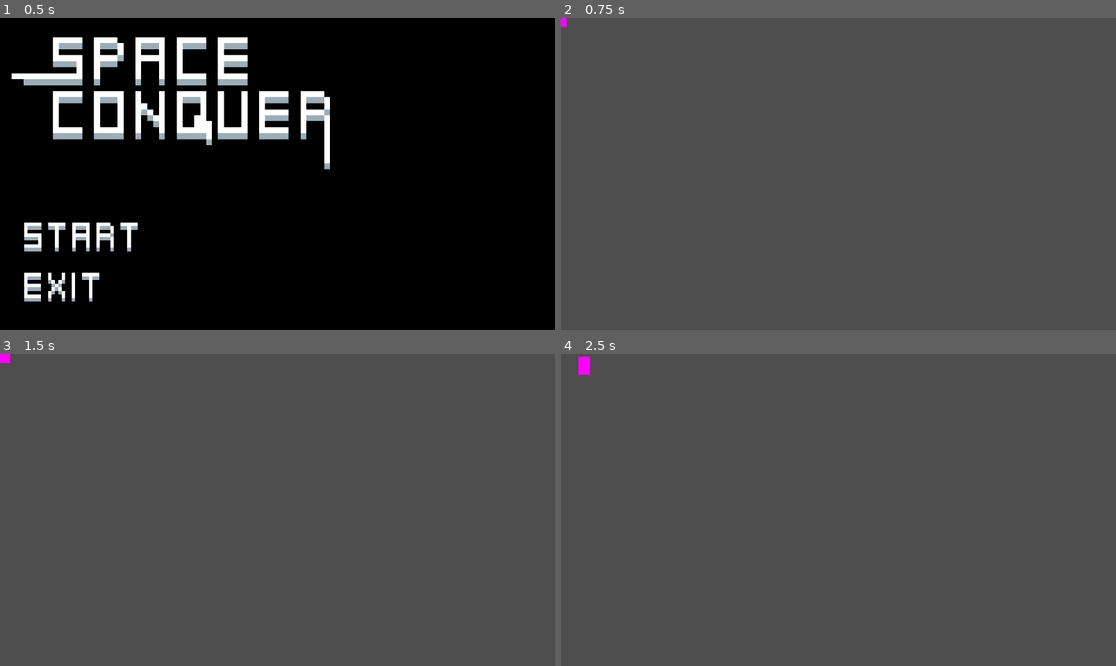
Above: before the commit, frames 1-4 (two rows, left to right).
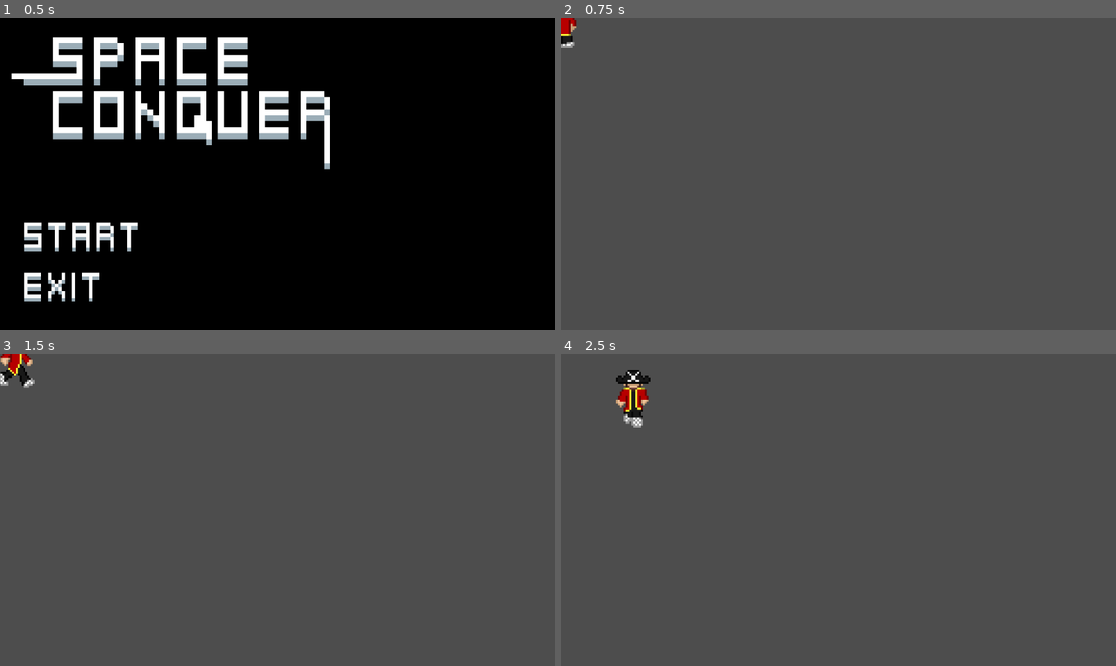
Above: after the commit, the same moments.

Repository: FilipeFCampos/Space-conquer
Game: Godot game, scene res://tela_inicial.tscn
Same seed, same stepped clock (60 frames per second), same inputs: the game is played once before the commit and once after it. Video files are missing from this copy of the repository; at most half a second of black plays in their place.
Inputs (mouse positions are in pixels of both pictures, inside the frame that each line leads up to):
- Up to frame 1 (0.5 s): no input
- Up to frame 2 (0.75 s): click (644, 236) at 0.5 s
- Up to frame 3 (1.5 s): tap Enter at 1.25 s; hold D (Direita) from 1.28 s (still down)
- Up to frame 4 (2.5 s): release D (Direita) at 2.03 s; hold S (Baixo) from 2.03 s (still down)

Frame 1 is identical in both runs. In frame 2, 0.2% of the frame differs, in the area x 0-3%, y 0-10%; in frame 3, 0.4%; in frame 4, 0.9%, in the area x 3-17%, y 0-24%.

Commit message:
Animacoes de movimentacao adicionadas

Diff:
--- a/personagem/cenas/player.tscn
+++ b/personagem/cenas/player.tscn
@@ -1,20 +1,626 @@
-[gd_scene load_steps=4 format=3 uid="uid://dynx1b8avmmn4"]
+[gd_scene load_steps=34 format=3 uid="uid://dynx1b8avmmn4"]
 
 [ext_resource type="Script" path="res://personagem/player.gd" id="1_toedb"]
-
-[sub_resource type="PlaceholderTexture2D" id="PlaceholderTexture2D_wxjvm"]
+[ext_resource type="Texture2D" uid="uid://bhwd5u527f0pw" path="res://personagem/assets/Sprite Sheet - Capitão.png" id="2_ioukp"]
 
 [sub_resource type="RectangleShape2D" id="RectangleShape2D_1fy3n"]
-size = Vector2(6, 2)
-
-[node name="player" type="CharacterBody2D"]
+size = Vector2(14.1736, 3.3283)
+
+[sub_resource type="Animation" id="Animation_h4e84"]
+length = 0.001
+tracks/0/type = "value"
+tracks/0/imported = false
+tracks/0/enabled = true
+tracks/0/path = NodePath("sprite:frame")
+tracks/0/interp = 1
+tracks/0/loop_wrap = true
+tracks/0/keys = {
+"times": PackedFloat32Array(0),
+"transitions": PackedFloat32Array(1),
+"update": 1,
+"values": [1]
+}
+tracks/1/type = "value"
+tracks/1/imported = false
+tracks/1/enabled = true
+tracks/1/path = NodePath("sprite:position")
+tracks/1/interp = 1
+tracks/1/loop_wrap = true
+tracks/1/keys = {
+"times": PackedFloat32Array(0),
+"transitions": PackedFloat32Array(1),
+"update": 0,
+"values": [Vector2(0, 0)]
+}
+tracks/2/type = "value"
+tracks/2/imported = false
+tracks/2/enabled = true
+tracks/2/path = NodePath("sprite:flip_h")
+tracks/2/interp = 1
+tracks/2/loop_wrap = true
+tracks/2/keys = {
+"times": PackedFloat32Array(0),
+"transitions": PackedFloat32Array(1),
+"update": 1,
+"values": [false]
+}
+tracks/3/type = "value"
+tracks/3/imported = false
+tracks/3/enabled = true
+tracks/3/path = NodePath("sprite:hframes")
+tracks/3/interp = 1
+tracks/3/loop_wrap = true
+tracks/3/keys = {
+"times": PackedFloat32Array(0),
+"transitions": PackedFloat32Array(1),
+"update": 1,
+"values": [5]
+}
+
+[sub_resource type="Animation" id="Animation_6lyl2"]
+resource_name = "idle_down"
+length = 0.1
+tracks/0/type = "value"
+tracks/0/imported = false
+tracks/0/enabled = true
+tracks/0/path = NodePath("sprite:frame")
+tracks/0/interp = 1
+tracks/0/loop_wrap = true
+tracks/0/keys = {
+"times": PackedFloat32Array(0),
+"transitions": PackedFloat32Array(1),
+"update": 1,
+"values": [0]
+}
+tracks/1/type = "value"
+tracks/1/imported = false
+tracks/1/enabled = true
+tracks/1/path = NodePath("sprite:hframes")
+tracks/1/interp = 1
+tracks/1/loop_wrap = true
+tracks/1/keys = {
+"times": PackedFloat32Array(0),
+"transitions": PackedFloat32Array(1),
+"update": 1,
+"values": [5]
+}
+
+[sub_resource type="Animation" id="Animation_uv5nx"]
+resource_name = "idle_left"
+length = 0.1
+tracks/0/type = "value"
+tracks/0/imported = false
+tracks/0/enabled = true
+tracks/0/path = NodePath("sprite:frame")
+tracks/0/interp = 1
+tracks/0/loop_wrap = true
+tracks/0/keys = {
+"times": PackedFloat32Array(0),
+"transitions": PackedFloat32Array(1),
+"update": 1,
+"values": [5]
+}
+tracks/1/type = "value"
+tracks/1/imported = false
+tracks/1/enabled = true
+tracks/1/path = NodePath("sprite:flip_h")
+tracks/1/interp = 1
+tracks/1/loop_wrap = true
+tracks/1/keys = {
+"times": PackedFloat32Array(0),
+"transitions": PackedFloat32Array(1),
+"update": 1,
+"values": [false]
+}
+
+[sub_resource type="Animation" id="Animation_7t0f1"]
+resource_name = "idle_right"
+length = 0.1
+tracks/0/type = "value"
+tracks/0/imported = false
+tracks/0/enabled = true
+tracks/0/path = NodePath("sprite:frame")
+tracks/0/interp = 1
+tracks/0/loop_wrap = true
+tracks/0/keys = {
+"times": PackedFloat32Array(0),
+"transitions": PackedFloat32Array(1),
+"update": 1,
+"values": [5]
+}
+tracks/1/type = "value"
+tracks/1/imported = false
+tracks/1/enabled = true
+tracks/1/path = NodePath("sprite:flip_h")
+tracks/1/interp = 1
+tracks/1/loop_wrap = true
+tracks/1/keys = {
+"times": PackedFloat32Array(0),
+"transitions": PackedFloat32Array(1),
+"update": 1,
+"values": [true]
+}
+
+[sub_resource type="Animation" id="Animation_cln2x"]
+resource_name = "idle_up"
+length = 0.1
+tracks/0/type = "value"
+tracks/0/imported = false
+tracks/0/enabled = true
+tracks/0/path = NodePath("sprite:frame")
+tracks/0/interp = 1
+tracks/0/loop_wrap = true
+tracks/0/keys = {
+"times": PackedFloat32Array(0),
+"transitions": PackedFloat32Array(1),
+"update": 1,
+"values": [10]
+}
+tracks/1/type = "value"
+tracks/1/imported = false
+tracks/1/enabled = true
+tracks/1/path = NodePath("sprite:hframes")
+tracks/1/interp = 1
+tracks/1/loop_wrap = true
+tracks/1/keys = {
+"times": PackedFloat32Array(0),
+"transitions": PackedFloat32Array(1),
+"update": 1,
+"values": [5]
+}
+
+[sub_resource type="Animation" id="Animation_6mmw5"]
+resource_name = "run_down"
+length = 0.4
+loop_mode = 1
+tracks/0/type = "value"
+tracks/0/imported = false
+tracks/0/enabled = true
+tracks/0/path = NodePath("sprite:frame")
+tracks/0/interp = 1
+tracks/0/loop_wrap = true
+tracks/0/keys = {
+"times": PackedFloat32Array(0, 0.1, 0.2, 0.3),
+"transitions": PackedFloat32Array(1, 1, 1, 1),
+"update": 1,
+"values": [20, 21, 22, 23]
+}
+tracks/1/type = "value"
+tracks/1/imported = false
+tracks/1/enabled = true
+tracks/1/path = NodePath("sprite:flip_h")
+tracks/1/interp = 1
+tracks/1/loop_wrap = true
+tracks/1/keys = {
+"times": PackedFloat32Array(0),
+"transitions": PackedFloat32Array(1),
+"update": 1,
+"values": [false]
+}
+tracks/2/type = "value"
+tracks/2/imported = false
+tracks/2/enabled = true
+tracks/2/path = NodePath("sprite:position")
+tracks/2/interp = 1
+tracks/2/loop_wrap = true
+tracks/2/keys = {
+"times": PackedFloat32Array(0),
+"transitions": PackedFloat32Array(1),
+"update": 0,
+"values": [Vector2(0, 0)]
+}
+
+[sub_resource type="Animation" id="Animation_rbsmp"]
+resource_name = "run_left"
+length = 0.4
+loop_mode = 1
+tracks/0/type = "value"
+tracks/0/imported = false
+tracks/0/enabled = true
+tracks/0/path = NodePath("sprite:frame")
+tracks/0/interp = 1
+tracks/0/loop_wrap = true
+tracks/0/keys = {
+"times": PackedFloat32Array(0, 0.1, 0.2, 0.3),
+"transitions": PackedFloat32Array(1, 1, 1, 1),
+"update": 1,
+"values": [25, 26, 27, 28]
+}
+tracks/1/type = "value"
+tracks/1/imported = false
+tracks/1/enabled = true
+tracks/1/path = NodePath("sprite:flip_h")
+tracks/1/interp = 1
+tracks/1/loop_wrap = true
+tracks/1/keys = {
+"times": PackedFloat32Array(0),
+"transitions": PackedFloat32Array(1),
+"update": 1,
+"values": [false]
+}
+tracks/2/type = "value"
+tracks/2/imported = false
+tracks/2/enabled = true
+tracks/2/path = NodePath("sprite:position")
+tracks/2/interp = 1
+tracks/2/loop_wrap = true
+tracks/2/keys = {
+"times": PackedFloat32Array(0),
+"transitions": PackedFloat32Array(1),
+"update": 0,
+"values": [Vector2(2, 0)]
+}
+
+[sub_resource type="Animation" id="Animation_t7s7l"]
+resource_name = "run_right"
+length = 0.4
+loop_mode = 1
+tracks/0/type = "value"
+tracks/0/imported = false
+tracks/0/enabled = true
+tracks/0/path = NodePath("sprite:frame")
+tracks/0/interp = 1
+tracks/0/loop_wrap = true
+tracks/0/keys = {
+"times": PackedFloat32Array(0, 0.1, 0.2, 0.3),
+"transitions": PackedFloat32Array(1, 1, 1, 1),
+"update": 1,
+"values": [25, 26, 27, 28]
+}
+tracks/1/type = "value"
+tracks/1/imported = false
+tracks/1/enabled = true
+tracks/1/path = NodePath("sprite:flip_h")
+tracks/1/interp = 1
+tracks/1/loop_wrap = true
+tracks/1/keys = {
+"times": PackedFloat32Array(0),
+"transitions": PackedFloat32Array(1),
+"update": 1,
+"values": [true]
+}
+tracks/2/type = "value"
+tracks/2/imported = false
+tracks/2/enabled = true
+tracks/2/path = NodePath("sprite:position")
+tracks/2/interp = 1
+tracks/2/loop_wrap = true
+tracks/2/keys = {
+"times": PackedFloat32Array(0),
+"transitions": PackedFloat32Array(1),
+"update": 0,
+"values": [Vector2(-2, 0)]
+}
+
+[sub_resource type="Animation" id="Animation_esjcn"]
+resource_name = "run_up"
+length = 0.4
+loop_mode = 1
+tracks/0/type = "value"
+tracks/0/imported = false
+tracks/0/enabled = true
+tracks/0/path = NodePath("sprite:frame")
+tracks/0/interp = 1
+tracks/0/loop_wrap = true
+tracks/0/keys = {
+"times": PackedFloat32Array(0, 0.1, 0.2, 0.3),
+"transitions": PackedFloat32Array(1, 1, 1, 1),
+"update": 1,
+"values": [30, 31, 32, 33]
+}
+tracks/1/type = "value"
+tracks/1/imported = false
+tracks/1/enabled = true
+tracks/1/path = NodePath("sprite:position")
+tracks/1/interp = 1
+tracks/1/loop_wrap = true
+tracks/1/keys = {
+"times": PackedFloat32Array(0),
+"transitions": PackedFloat32Array(1),
+"update": 0,
+"values": [Vector2(0, 0)]
+}
+tracks/2/type = "value"
+tracks/2/imported = false
+tracks/2/enabled = true
+tracks/2/path = NodePath("sprite:flip_h")
+tracks/2/interp = 1
+tracks/2/loop_wrap = true
+tracks/2/keys = {
+"times": PackedFloat32Array(0),
+"transitions": PackedFloat32Array(1),
+"update": 1,
+"values": [false]
+}
+
+[sub_resource type="Animation" id="Animation_u603d"]
+resource_name = "walk_down"
+length = 0.4
+loop_mode = 1
+tracks/0/type = "value"
+tracks/0/imported = false
+tracks/0/enabled = true
+tracks/0/path = NodePath("sprite:frame")
+tracks/0/interp = 1
+tracks/0/loop_wrap = true
+tracks/0/keys = {
+"times": PackedFloat32Array(0, 0.1, 0.2, 0.3),
+"transitions": PackedFloat32Array(1, 1, 1, 1),
+"update": 1,
+"values": [1, 2, 3, 4]
+}
+tracks/1/type = "value"
+tracks/1/imported = false
+tracks/1/enabled = true
+tracks/1/path = NodePath("sprite:flip_h")
+tracks/1/interp = 1
+tracks/1/loop_wrap = true
+tracks/1/keys = {
+"times": PackedFloat32Array(0),
+"transitions": PackedFloat32Array(1),
+"update": 1,
+"values": [false]
+}
+tracks/2/type = "value"
+tracks/2/imported = false
+tracks/2/enabled = true
+tracks/2/path = NodePath("sprite:position")
+tracks/2/interp = 1
+tracks/2/loop_wrap = true
+tracks/2/keys = {
+"times": PackedFloat32Array(0),
+"transitions": PackedFloat32Array(1),
+"update": 0,
+"values": [Vector2(0, 0)]
+}
+
+[sub_resource type="Animation" id="Animation_813dd"]
+resource_name = "walk_left"
+length = 0.4
+loop_mode = 1
+tracks/0/type = "value"
+tracks/0/imported = false
+tracks/0/enabled = true
+tracks/0/path = NodePath("sprite:frame")
+tracks/0/interp = 1
+tracks/0/loop_wrap = true
+tracks/0/keys = {
+"times": PackedFloat32Array(0, 0.1, 0.2, 0.3),
+"transitions": PackedFloat32Array(1, 1, 1, 1),
+"update": 1,
+"values": [16, 17, 18, 19]
+}
+tracks/1/type = "value"
+tracks/1/imported = false
+tracks/1/enabled = true
+tracks/1/path = NodePath("sprite:flip_h")
+tracks/1/interp = 1
+tracks/1/loop_wrap = true
+tracks/1/keys = {
+"times": PackedFloat32Array(0),
+"transitions": PackedFloat32Array(1),
+"update": 1,
+"values": [true]
+}
+tracks/2/type = "value"
+tracks/2/imported = false
+tracks/2/enabled = true
+tracks/2/path = NodePath("sprite:position")
+tracks/2/interp = 1
+tracks/2/loop_wrap = true
+tracks/2/keys = {
+"times": PackedFloat32Array(0),
+"transitions": PackedFloat32Array(1),
+"update": 0,
+"values": [Vector2(0, 0)]
+}
+
+[sub_resource type="Animation" id="Animation_dxk1f"]
+resource_name = "walk_right"
+length = 0.4
+loop_mode = 1
+tracks/0/type = "value"
+tracks/0/imported = false
+tracks/0/enabled = true
+tracks/0/path = NodePath("sprite:frame")
+tracks/0/interp = 1
+tracks/0/loop_wrap = true
+tracks/0/keys = {
+"times": PackedFloat32Array(0, 0.1, 0.2, 0.3),
+"transitions": PackedFloat32Array(1, 1, 1, 1),
+"update": 1,
+"values": [16, 17, 18, 19]
+}
+tracks/1/type = "value"
+tracks/1/imported = false
+tracks/1/enabled = true
+tracks/1/path = NodePath("sprite:flip_h")
+tracks/1/interp = 1
+tracks/1/loop_wrap = true
+tracks/1/keys = {
+"times": PackedFloat32Array(0),
+"transitions": PackedFloat32Array(1),
+"update": 1,
+"values": [false]
+}
+tracks/2/type = "value"
+tracks/2/imported = false
+tracks/2/enabled = true
+tracks/2/path = NodePath("sprite:position")
+tracks/2/interp = 1
+tracks/2/loop_wrap = true
+tracks/2/keys = {
+"times": PackedFloat32Array(0),
+"transitions": PackedFloat32Array(1),
+"update": 0,
+"values": [Vector2(0, 0)]
+}
+
+[sub_resource type="Animation" id="Animation_gmqor"]
+resource_name = "walk_up"
+length = 0.4
+loop_mode = 1
+tracks/0/type = "value"
+tracks/0/imported = false
+tracks/0/enabled = true
+tracks/0/path = NodePath("sprite:frame")
+tracks/0/interp = 1
+tracks/0/loop_wrap = true
+tracks/0/keys = {
+"times": PackedFloat32Array(0, 0.1, 0.2, 0.3),
+"transitions": PackedFloat32Array(1, 1, 1, 1),
+"update": 1,
+"values": [11, 12, 13, 14]
+}
+tracks/1/type = "value"
+tracks/1/imported = false
+tracks/1/enabled = true
+tracks/1/path = NodePath("sprite:flip_h")
+tracks/1/interp = 1
+tracks/1/loop_wrap = true
+tracks/1/keys = {
+"times": PackedFloat32Array(0),
+"transitions": PackedFloat32Array(1),
+"update": 1,
+"values": [false]
+}
+tracks/2/type = "value"
+tracks/2/imported = false
+tracks/2/enabled = true
+tracks/2/path = NodePath("sprite:position")
+tracks/2/interp = 1
+tracks/2/loop_wrap = true
+tracks/2/keys = {
+"times": PackedFloat32Array(0),
+"transitions": PackedFloat32Array(1),
+"update": 0,
+"values": [Vector2(0, 0)]
+}
+
+[sub_resource type="AnimationLibrary" id="AnimationLibrary_k58nk"]
+_data = {
+"RESET": SubResource("Animation_h4e84"),
+"idle_down": SubResource("Animation_6lyl2"),
+"idle_left": SubResource("Animation_uv5nx"),
+"idle_right": SubResource("Animation_7t0f1"),
+"idle_up": SubResource("Animation_cln2x"),
+"run_down": SubResource("Animation_6mmw5"),
+"run_left": SubResource("Animation_rbsmp"),
+"run_right": SubResource("Animation_t7s7l"),
+"run_up": SubResource("Animation_esjcn"),
+"walk_down": SubResource("Animation_u603d"),
+"walk_left": SubResource("Animation_813dd"),
+"walk_right": SubResource("Animation_dxk1f"),
+"walk_up": SubResource("Animation_gmqor")
+}
+
+[sub_resource type="AnimationNodeAnimation" id="AnimationNodeAnimation_4d7lj"]
+animation = &"idle_up"
+
+[sub_resource type="AnimationNodeAnimation" id="AnimationNodeAnimation_exud3"]
+animation = &"idle_down"
+
+[sub_resource type="AnimationNodeAnimation" id="AnimationNodeAnimation_dyx8h"]
+animation = &"idle_left"
+
+[sub_resource type="AnimationNodeAnimation" id="AnimationNodeAnimation_rlcnv"]
+animation = &"idle_right"
+
+[sub_resource type="AnimationNodeBlendSpace2D" id="AnimationNodeBlendSpace2D_xxiet"]
+blend_point_0/node = SubResource("AnimationNodeAnimation_4d7lj")
+blend_point_0/pos = Vector2(0, -1)
+blend_point_1/node = SubResource("AnimationNodeAnimation_exud3")
+blend_point_1/pos = Vector2(0, 1)
+blend_point_2/node = SubResource("AnimationNodeAnimation_dyx8h")
+blend_point_2/pos = Vector2(-1, 0)
+blend_point_3/node = SubResource("AnimationNodeAnimation_rlcnv")
+blend_point_3/pos = Vector2(1, 0)
+blend_mode = 1
+
+[sub_resource type="AnimationNodeAnimation" id="AnimationNodeAnimation_x63nn"]
+animation = &"run_down"
+
+[sub_resource type="AnimationNodeAnimation" id="AnimationNodeAnimation_5liic"]
+animation = &"run_up"
+
+[sub_resource type="AnimationNodeAnimation" id="AnimationNodeAnimation_8tj5n"]
+animation = &"run_right"
+
+[sub_resource type="AnimationNodeAnimation" id="AnimationNodeAnimation_32o27"]
+animation = &"run_left"
+
+[sub_resource type="AnimationNodeBlendSpace2D" id="AnimationNodeBlendSpace2D_buvki"]
+blend_point_0/node = SubResource("AnimationNodeAnimation_x63nn")
+blend_point_0/pos = Vector2(0, 1)
+blend_point_1/node = SubResource("AnimationNodeAnimation_5liic")
+blend_point_1/pos = Vector2(0, -1)
+blend_point_2/node = SubResource("AnimationNodeAnimation_8tj5n")
+blend_point_2/pos = Vector2(1, 0)
+blend_point_3/node = SubResource("AnimationNodeAnimation_32o27")
+blend_point_3/pos = Vector2(-1, 0)
+
+[sub_resource type="AnimationNodeAnimation" id="AnimationNodeAnimation_v0y5f"]
+animation = &"walk_down"
+
+[sub_resource type="AnimationNodeAnimation" id="AnimationNodeAnimation_o13yr"]
+animation = &"walk_up"
+
+[sub_resource type="AnimationNodeAnimation" id="AnimationNodeAnimation_1mpod"]
+animation = &"walk_left"
+
+[sub_resource type="AnimationNodeAnimation" id="AnimationNodeAnimation_df5wg"]
+animation = &"walk_right"
+
+[sub_resource type="AnimationNodeBlendSpace2D" id="AnimationNodeBlendSpace2D_omfl5"]
+blend_point_0/node = SubResource("AnimationNodeAnimation_v0y5f")
+blend_point_0/pos = Vector2(0, 1)
+blend_point_1/node = SubResource("AnimationNodeAnimation_o13yr")
+blend_point_1/pos = Vector2(0, -1)
+blend_point_2/node = SubResource("AnimationNodeAnimation_1mpod")
+blend_point_2/pos = Vector2(-1, 0)
+blend_point_3/node = SubResource("AnimationNodeAnimation_df5wg")
+blend_point_3/pos = Vector2(1, 0)
+
+[sub_resource type="AnimationNodeStateMachine" id="AnimationNodeStateMachine_mekih"]
+states/Start/position = Vector2(230, 100)
+states/idle/node = SubResource("AnimationNodeBlendSpace2D_xxiet")
+states/idle/position = Vector2(376, 51)
+states/run/node = SubResource("AnimationNodeBlendSpace2D_buvki")
+states/run/position = Vector2(376, 167)
+states/walk/node = SubResource("AnimationNodeBlendSpace2D_omfl5")
+states/walk/position = Vector2(376, 110)
+
+[node name="player" type="CharacterBody2D" node_paths=PackedStringArray("_animation_tree")]
 scale = Vector2(3.95102, 4.20633)
 script = ExtResource("1_toedb")
+_move_speed = 200.0
+_acceleration = 0.5
+_friction = 0.5
+_animation_tree = NodePath("AnimationTree")
 
 [node name="sprite" type="Sprite2D" parent="."]
-scale = Vector2(6, 9)
-texture = SubResource("PlaceholderTexture2D_wxjvm")
+show_behind_parent = true
+texture_filter = 1
+scale = Vector2(1, 0.983156)
+texture = ExtResource("2_ioukp")
+hframes = 5
+vframes = 9
+frame = 1
 
 [node name="collision" type="CollisionShape2D" parent="."]
 show_behind_parent = true
+position = Vector2(0, 13.551)
 shape = SubResource("RectangleShape2D_1fy3n")
+
+[node name="AnimationPlayer" type="AnimationPlayer" parent="."]
+libraries = {
+"": SubResource("AnimationLibrary_k58nk")
+}
+
+[node name="AnimationTree" type="AnimationTree" parent="."]
+tree_root = SubResource("AnimationNodeStateMachine_mekih")
+anim_player = NodePath("../AnimationPlayer")
+active = true
+parameters/idle/blend_position = Vector2(0, 0)
+parameters/run/blend_position = Vector2(0, 0)
+parameters/walk/blend_position = Vector2(0, 0)
--- a/personagem/player.gd
+++ b/personagem/player.gd
@@ -1,12 +1,21 @@
 extends CharacterBody2D
+
+var _state_machine
 
 @export_category("Variables")
 @export var _move_speed: float = 64.0
 @export var _acceleration: float = 0.2
 @export var _friction: float = 0.2
 
+@export_category("Objects")
+@export var _animation_tree: AnimationTree = null
+
+func _ready() -> void:
+	_state_machine = _animation_tree["parameters/playback"]
+
 func _physics_process(_delta: float) -> void:
 	_move()
+	_animate()
 	move_and_slide()
 
 func _move() -> void:
@@ -16,6 +25,10 @@
 	)
 
 	if _direction != Vector2.ZERO:
+		_animation_tree["parameters/idle/blend_position"] = _direction
+		_animation_tree["parameters/walk/blend_position"] = _direction
+		_animation_tree["parameters/run/blend_position"] = _direction
+
 		velocity.x = lerp(velocity.x, _direction.normalized().x * _move_speed, _acceleration)
 		velocity.y = lerp(velocity.y, _direction.normalized().y * _move_speed, _acceleration)
 		return
@@ -24,3 +37,10 @@
 	velocity.y = lerp(velocity.y, _direction.normalized().y * _move_speed, _friction)
 	velocity = _direction.normalized() * _move_speed
 	move_and_slide()
+
+func _animate() -> void:
+	if velocity.length() > 1:
+		_state_machine.travel("walk")
+		return
+
+	_state_machine.travel("idle")
--- a/project.godot
+++ b/project.godot
@@ -37,3 +37,8 @@
 "events": [Object(InputEventKey,"resource_local_to_scene":false,"resource_name":"","device":-1,"window_id":0,"alt_pressed":false,"shift_pressed":false,"ctrl_pressed":false,"meta_pressed":false,"pressed":false,"keycode":0,"physical_keycode":68,"key_label":0,"unicode":100,"echo":false,"script":null)
 ]
 }
+Sprint={
+"deadzone": 0.5,
+"events": [Object(InputEventKey,"resource_local_to_scene":false,"resource_name":"","device":-1,"window_id":0,"alt_pressed":false,"shift_pressed":false,"ctrl_pressed":false,"meta_pressed":false,"pressed":false,"keycode":0,"physical_keycode":4194325,"key_label":0,"unicode":0,"echo":false,"script":null)
+]
+}
Binary file added: personagem/assets/Sprite Sheet - Capitão.png
Not shown, added: personagem/assets/Sprite Sheet - Capitão.png.import
